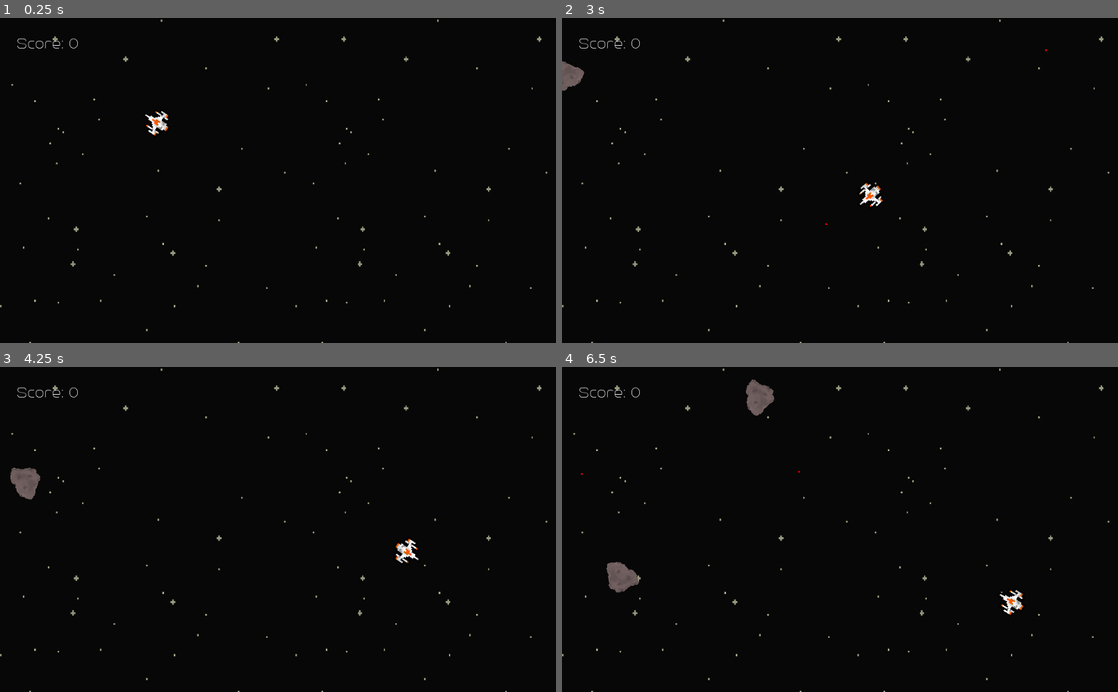
Above: before the commit, frames 1-4 (two rows, left to right).
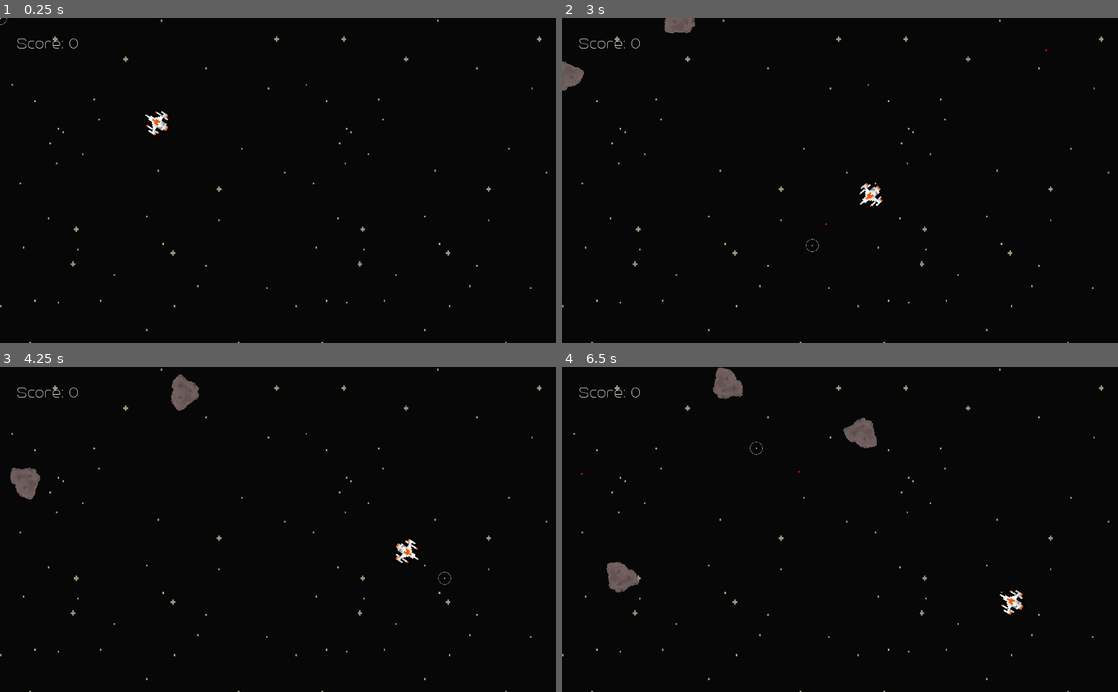
Above: after the commit, the same moments.

Repository: Mesiow/Asteroids
Game: Godot game, scene res://Scenes/World.tscn
Two runs of this game, one before a commit and one after it. Both use one fixed random seed, a clock stepped at 60 frames per second and the inputs below.
Inputs (mouse positions are in pixels of both pictures, inside the frame that each line leads up to):
- Up to frame 1 (0.25 s): no input
- Up to frame 2 (3 s): tap Enter at 0.5 s; move the mouse to (962, 164) at 0.52 s; press the mouse at (962, 164) at 0.53 s; hold D (Right) 0.53-1.28 s; move the mouse to (728, 196) at 1.27 s; release the mouse at (728, 196) at 1.28 s; hold S (Down) 1.28-2.03 s; click (728, 196) at 1.35 s; move the mouse to (895, 109) at 2.02 s; press the mouse at (895, 109) at 2.03 s; hold D (Right) 2.03-2.78 s; move the mouse to (812, 245) at 2.77 s; release the mouse at (812, 245) at 2.78 s; hold W (Up) from 2.78 s (still down); click (812, 245) at 2.85 s
- Up to frame 3 (4.25 s): move the mouse to (444, 578) at 3.52 s; release W (Up) at 3.53 s; press the mouse at (444, 578) at 3.53 s; hold A (Left) from 3.53 s (still down)
- Up to frame 4 (6.5 s): move the mouse to (673, 480) at 4.27 s; release the mouse at (673, 480) at 4.28 s; click (673, 480) at 4.35 s; move the mouse to (867, 529) at 5.02 s; release A (Left) at 5.03 s; press the mouse at (867, 529) at 5.03 s; hold S (Down) 5.03-5.78 s; move the mouse to (756, 448) at 5.77 s; release the mouse at (756, 448) at 5.78 s; hold D (Right) from 5.78 s (still down); click (756, 448) at 5.85 s

The runs differ from the first frame. In frame 1, less than 0.1% of the frame differs, in the area x 0-2%, y 0-3%; in frame 2, 0.3%; in frame 3, 0.4%; in frame 4, 1.2%, in the area x 27-57%, y 0-28%.

Commit message:
added particles, restart scene and crosshair

Diff:
--- a/Scenes/Asteroid.tscn
+++ b/Scenes/Asteroid.tscn
@@ -13,9 +13,6 @@
 contacts_reported = 1
 contact_monitor = true
 script = ExtResource( 1 )
-__meta__ = {
-"_edit_group_": true
-}
 velocity = Vector2( -20, -90 )
 
 [node name="CollisionPolygon2D" type="CollisionPolygon2D" parent="."]
--- /dev/null
+++ b/Scenes/Crosshair.tscn
@@ -0,0 +1,13 @@
+[gd_scene load_steps=3 format=2]
+
+[ext_resource path="res://Sprites/circle-01.png" type="Texture" id=1]
+[ext_resource path="res://Scripts/Crosshair.gd" type="Script" id=2]
+
+[node name="Crosshair" type="Sprite"]
+modulate = Color( 0.752941, 0.792157, 0.764706, 1 )
+position = Vector2( -20, 12 )
+scale = Vector2( 0.1, 0.1 )
+z_index = 15
+texture = ExtResource( 1 )
+region_rect = Rect2( 176, 208, 32, 0 )
+script = ExtResource( 2 )
--- /dev/null
+++ b/Scenes/Explosion.tscn
@@ -0,0 +1,25 @@
+[gd_scene load_steps=3 format=2]
+
+[ext_resource path="res://Scripts/Explosion.gd" type="Script" id=1]
+
+[sub_resource type="ParticlesMaterial" id=1]
+emission_shape = 1
+emission_sphere_radius = 38.76
+flag_disable_z = true
+spread = 150.0
+gravity = Vector3( 0, 0, 0 )
+initial_velocity = 50.0
+angular_velocity = 100.0
+angular_velocity_random = 1.0
+orbit_velocity = 0.0
+orbit_velocity_random = 0.0
+color = Color( 0.662745, 0.662745, 0.662745, 1 )
+hue_variation_random = 1.0
+
+[node name="Explosion" type="Particles2D"]
+amount = 50
+lifetime = 3.0
+explosiveness = 1.0
+randomness = 1.0
+process_material = SubResource( 1 )
+script = ExtResource( 1 )
--- /dev/null
+++ b/Scenes/RestartScene.tscn
@@ -0,0 +1,32 @@
+[gd_scene load_steps=4 format=2]
+
+[ext_resource path="res://Scripts/RestartScene.gd" type="Script" id=1]
+[ext_resource path="res://Fonts/trench100free.ttf" type="DynamicFontData" id=2]
+
+[sub_resource type="DynamicFont" id=1]
+size = 32
+font_data = ExtResource( 2 )
+
+[node name="RestartScene" type="Node2D"]
+z_index = 10
+script = ExtResource( 1 )
+
+[node name="RestartButton" type="Button" parent="."]
+margin_left = 416.0
+margin_top = 224.0
+margin_right = 576.0
+margin_bottom = 262.0
+custom_fonts/font = SubResource( 1 )
+text = "Restart"
+flat = true
+
+[node name="ExitButton" type="Button" parent="."]
+margin_left = 448.0
+margin_top = 256.0
+margin_right = 544.0
+margin_bottom = 288.0
+custom_fonts/font = SubResource( 1 )
+text = "Exit"
+flat = true
+[connection signal="pressed" from="RestartButton" to="." method="_on_RestartButton_pressed"]
+[connection signal="pressed" from="ExitButton" to="." method="_on_ExitButton_pressed"]
--- a/Scenes/World.tscn
+++ b/Scenes/World.tscn
@@ -28,7 +28,7 @@
 position = Vector2( 32, 32 )
 
 [node name="AsteroidSpawnTimer" type="Timer" parent="."]
-wait_time = 5.0
+wait_time = 3.0
 
 [node name="AsteroidSpawnPath" type="Path2D" parent="."]
 position = Vector2( 0, -32 )
@@ -36,4 +36,5 @@
 curve = SubResource( 1 )
 
 [node name="PathFollow2D" type="PathFollow2D" parent="AsteroidSpawnPath"]
+position = Vector2( -32, 0 )
 [connection signal="timeout" from="AsteroidSpawnTimer" to="." method="_on_AsteroidSpawnTimer_timeout"]
--- a/Scripts/Asteroid.gd
+++ b/Scripts/Asteroid.gd
@@ -4,6 +4,8 @@
 export var velocity=Vector2()
 var rot
 var scaleToDestroy=Vector2(0.3, 0.3)
+
+const Explosion=preload("res://Scenes/Explosion.tscn")
 
 signal breakAsteroid(asteroidHit)
 
@@ -34,9 +36,6 @@
 	pass
 
 func spawn():
-	#global_position=getRandomPos()
-	print(global_position)
-
 	#get random rotation value
 	rot=getRandomRotation()
 
@@ -60,13 +59,18 @@
 
 
 func _on_Asteroid_body_entered(body):
-
 	pass
 
 
 func breakApart():
-	var HUDNode=get_tree().get_root().get_node("/root/World").HUD
+	var worldNode=get_tree().get_root().get_node("/root/World")
+	var HUDNode=worldNode.HUD
 	HUDNode.get_node("Score").score+=20
+
+	#emit particles
+	var explosion=Explosion.instance()
+	explosion.spawn(global_position)
+	worldNode.add_child(explosion)
 
 	var asteroidHit=self
 	if scale <= scaleToDestroy:
--- /dev/null
+++ b/Scripts/Crosshair.gd
@@ -0,0 +1,5 @@
+extends Sprite
+
+func _process(delta):
+	global_position=get_global_mouse_position()
+	pass
--- /dev/null
+++ b/Scripts/Explosion.gd
@@ -0,0 +1,7 @@
+extends Particles2D
+
+func spawn(pos):
+	global_position=pos
+	one_shot=true
+	emitting=true
+	pass
--- /dev/null
+++ b/Scripts/RestartScene.gd
@@ -0,0 +1,14 @@
+extends Node2D
+
+func _ready():
+	Input.set_mouse_mode(Input.MOUSE_MODE_VISIBLE)
+	pass
+
+func _on_RestartButton_pressed():
+	get_tree().change_scene("res://Scenes/World.tscn")
+	pass
+
+
+func _on_ExitButton_pressed():
+	get_tree().quit()
+	pass
--- a/Scripts/Ship.gd
+++ b/Scripts/Ship.gd
@@ -4,12 +4,21 @@
 export var velocity=Vector2()
 var speed=50
 var okToFire=true
+signal died
 
+const Crosshair=preload("res://Scenes/Crosshair.tscn")
 const Bullet=preload("res://Scenes/Bullet.tscn")
+const Explosion=preload("res://Scenes/Explosion.tscn")
 
 func _ready():
 	set_process(true)
 	set_process_input(true)
+
+	var worldNode=get_tree().get_root().get_node("/root/World")
+	self.connect("died", worldNode, "player_Died_Received")
+
+	var crossHair=Crosshair.instance()
+	add_child(crossHair) #so it does not rotate with the ship
 	add_to_group("Ship")
 	pass
 
@@ -50,6 +59,7 @@
 	if Input.is_action_pressed("Right"):
 		acceleration.x+=0.5
 		velocity.x=speed * acceleration.x
+
 	pass
 
 func shoot():
@@ -68,5 +78,11 @@
 
 func _on_Ship_body_entered(body):
 	if body.is_in_group("Asteroids"):
+		emit_signal("died")
+
+		var worldNode=get_tree().get_root().get_node("/root/World")
+		var explosion=Explosion.instance()
+		explosion.spawn(global_position)
+		worldNode.add_child(explosion)
 		queue_free() #if we hit an asteroid
 	pass
--- a/Scripts/World.gd
+++ b/Scripts/World.gd
@@ -3,8 +3,10 @@
 var HUD setget, getHUD
 
 const Asteroid=preload("res://Scenes/Asteroid.tscn")
+const Restart=preload("res://Scenes/RestartScene.tscn")
 
 func _ready():
+	Input.set_mouse_mode(Input.MOUSE_MODE_HIDDEN)
 	spawnAsteroid()
 	$AsteroidSpawnTimer.start()
 	pass
@@ -53,6 +55,11 @@
 	call_deferred("add_child", newAsteroids[1])
 	pass
 
+func player_Died_Received():
+	var restart=Restart.instance()
+	add_child(restart)
+	pass
+
 func getHUD():
 	return $HUD
 	pass
Binary file added: Sprites/circle-01.png
Not shown, added: Sprites/circle-01.png.import
Not shown, added: Sprites/circle-03.png.import
Not shown, added: Sprites/cross.png.import
Not shown, added: Sprites/crosshair.png.import
Not shown, added: Sprites/red_crosshair_png_1150261.png.import
Not shown, added: export_presets.cfg
